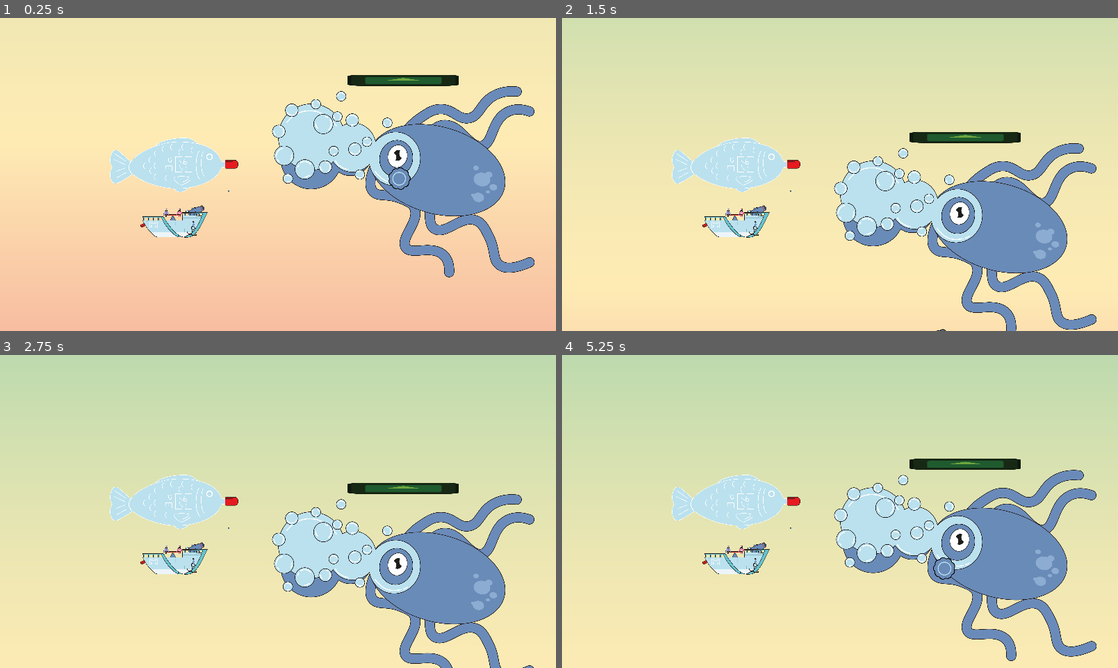
Above: before the commit, frames 1-4 (two rows, left to right).
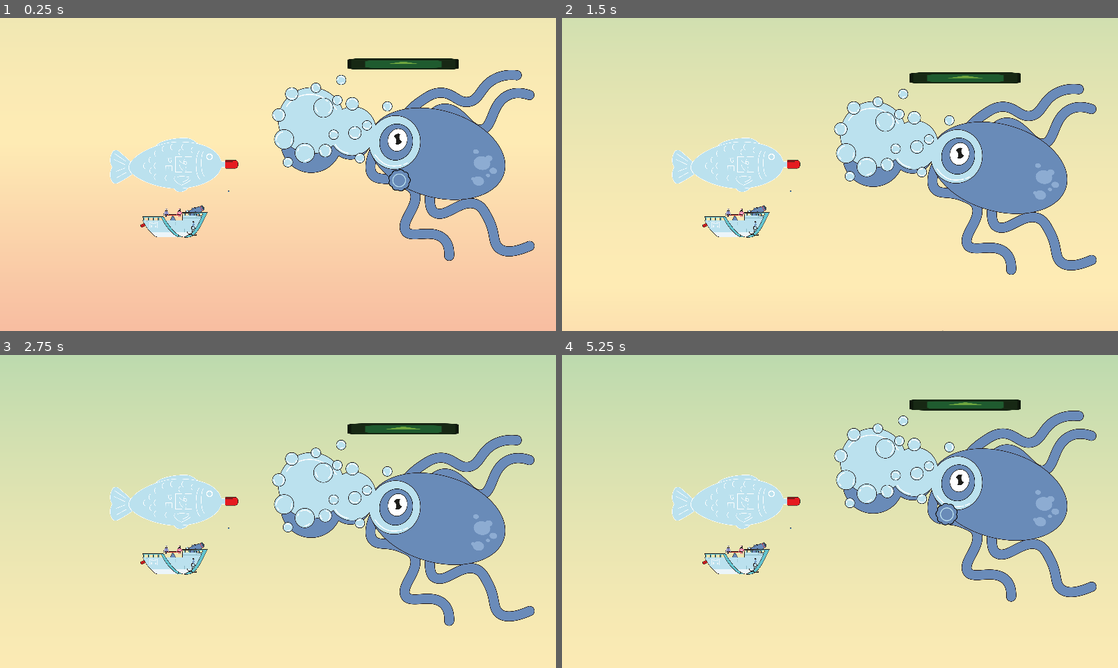
Above: after the commit, the same moments.

Repository: TheJP/GlobalGameJam2025
Game: Godot game, scene res://level/level_test_jp.tscn
The game is run twice, just before and just after one commit, with the same random seed, the same clock (stepped at 60 frames per second) and the same inputs. This scene is started directly instead of the project's main scene. The engine's default icon, where the game draws it, is replaced by a stand-in: a white triangle on a blue panel in a dark square. Sound files missing from this copy of the repository are replaced by a short silence.
Inputs:
- Up to frame 1 (0.25 s): no input
- Up to frame 2 (1.5 s): no input
- Up to frame 3 (2.75 s): no input
- Up to frame 4 (5.25 s): no input

The runs differ from the first frame. In frame 1, 11% of the frame differs, in the area x 48-97%, y 12-83%; in frame 2, 18%; in frame 3, 18%; in frame 4, 18%, in the area x 48-97%, y 14-98%.

Commit message:
Added soyfish enemy

Diff:
--- a/boat/boat_bubble.gd
+++ b/boat/boat_bubble.gd
@@ -7,6 +7,10 @@
 
 func get_air_bubble_spawn_position_node() -> Node2D:
 	return air_bubble_spawn_position
+
+
+func get_bubble_centre() -> Vector2:
+	return $BubbleVisualization.global_position
 
 
 func _ready() -> void:
--- a/enemies/boss/boss.gd
+++ b/enemies/boss/boss.gd
@@ -11,7 +11,7 @@
 
 
 var _boat: Boat
-var _boat_fish: Node2D
+var _boat_fish: BoatBubble
 var _float_tween: Tween
 var _boss_bullet_scene: PackedScene = preload("res://enemies/boss/boss_bullet.tscn")
 var _next_bullet := 0.0
@@ -32,24 +32,18 @@
 
 func _process(delta: float) -> void:
 	if _boat:
-		var y_distance := _boat.global_position.y - global_position.y
-		if y_distance <= swim_speed * delta:
-			global_position.y = _boat.global_position.y
+		var y_distance: float = _boat_fish.get_bubble_centre().y - global_position.y
+		if abs(y_distance) <= swim_speed * delta:
+			global_position.y += y_distance
 		else:
 			global_position.y += sign(y_distance) * swim_speed * delta
 
 		if Time.get_ticks_msec() >= _next_bullet:
 			if global_position.distance_squared_to(_boat.global_position) <= shoot_range * shoot_range:
-				var areas := _boat_fish.find_children("*", "Sprite2D", true)
 				var bullet_position := global_position
-				var direction: Vector2
-				if areas.is_empty():
-					direction = _boat_fish.global_position - bullet_position
-				else:
-					direction = areas[0].global_position - bullet_position
 				var bullet: BossBullet = _boss_bullet_scene.instantiate()
 				bullet.global_position = bullet_position
-				bullet.direction = direction.normalized()
+				bullet.direction = (_boat_fish.get_bubble_centre() - bullet_position).normalized()
 				get_parent().add_child(bullet)
 			_next_bullet = randf_range(min_spawn_interval, max_spawn_interval) * 1000 + Time.get_ticks_msec()
 
--- a/enemies/boss/boss.tscn
+++ b/enemies/boss/boss.tscn
@@ -8,7 +8,7 @@
 [node name="Boss" type="Node2D"]
 position = Vector2(1784, 538)
 script = ExtResource("1_j8ix8")
-swim_speed = 50.0
+swim_speed = 400.0
 
 [node name="Body" type="Area2D" parent="." groups=["enemy"]]
 collision_layer = 8
--- /dev/null
+++ b/enemies/soyfish/sofish_bullet.gd
@@ -0,0 +1,39 @@
+class_name SoyfishBullet
+extends Area2D
+
+
+@export var fly_speed := 200.0
+@export var rotation_speed := 0.1
+var target: BoatBubble
+
+
+var _destroyed := false
+
+
+func _process(delta: float) -> void:
+	if _destroyed:
+		return
+	if target:
+		var rotation_goal := target.get_bubble_centre().angle_to_point(global_position)
+		var difference := angle_difference(rotation, rotation_goal)
+		if abs(difference) <= rotation_speed * delta:
+			rotation = rotation_goal
+		else:
+			rotation += sign(difference) * rotation_speed * delta
+	global_position += Vector2(-cos(rotation), -sin(rotation)) * (fly_speed * delta)
+
+
+func _on_despawn_timer_timeout() -> void:
+	queue_free()
+
+
+func _on_area_entered(area: Area2D) -> void:
+	if not area.is_in_group("player_bullet") and not area.is_in_group("fish"):
+		return
+	if _destroyed:
+		return
+	_destroyed = true
+
+	var tween := create_tween()
+	tween.tween_property($Sprite2D, "modulate", Color($Sprite2D.modulate, 0.0), 0.1)
+	tween.tween_callback(func() -> void: queue_free())
--- /dev/null
+++ b/enemies/soyfish/sofish_bullet.tscn
@@ -0,0 +1,29 @@
+[gd_scene load_steps=4 format=3 uid="uid://be0juxnqagldy"]
+
+[ext_resource type="Script" path="res://enemies/soyfish/sofish_bullet.gd" id="1_d4gp6"]
+[ext_resource type="Texture2D" uid="uid://cyttbgtxqpmki" path="res://enemies/soyfish/soyfish_bullet.png" id="1_lket3"]
+
+[sub_resource type="CapsuleShape2D" id="CapsuleShape2D_xhho1"]
+radius = 7.0
+height = 20.0
+
+[node name="SofishBullet" type="Area2D" groups=["enemy"]]
+collision_layer = 8
+collision_mask = 18
+script = ExtResource("1_d4gp6")
+
+[node name="Sprite2D" type="Sprite2D" parent="."]
+scale = Vector2(0.2, 0.2)
+texture = ExtResource("1_lket3")
+
+[node name="CollisionShape2D" type="CollisionShape2D" parent="."]
+rotation = 1.5708
+shape = SubResource("CapsuleShape2D_xhho1")
+
+[node name="DespawnTimer" type="Timer" parent="."]
+wait_time = 100.0
+one_shot = true
+autostart = true
+
+[connection signal="area_entered" from="." to="." method="_on_area_entered"]
+[connection signal="timeout" from="DespawnTimer" to="." method="_on_despawn_timer_timeout"]
--- /dev/null
+++ b/enemies/soyfish/soyfish.gd
@@ -0,0 +1,37 @@
+class_name Soyfish
+extends Area2D
+
+
+var _destroyed := false
+var _boat_bubble: BoatBubble
+var _bullet_scene: PackedScene = preload("res://enemies/soyfish/sofish_bullet.tscn")
+
+
+func _ready() -> void:
+	_boat_bubble = get_tree().get_first_node_in_group("fish")
+
+
+func _on_shoot_timer_timeout() -> void:
+	if _destroyed:
+		return
+
+	var bullet: SoyfishBullet = _bullet_scene.instantiate()
+	bullet.target = _boat_bubble
+	bullet.global_position = $BulletSpawner.global_position
+	bullet.global_rotation = global_rotation
+	get_parent().add_child(bullet)
+
+
+func _on_area_entered(area: Area2D) -> void:
+	if not area.is_in_group("player_bullet") and not area.is_in_group("fish"):
+		return
+	if _destroyed:
+		return
+	_destroyed = true
+
+	var tween := create_tween()
+	tween.set_parallel(true)
+	tween.tween_property($Sprite2D, "scale", $Sprite2D.scale * 0.7, 0.5)
+	tween.tween_property($Sprite2D, "modulate", Color($Sprite2D.modulate, 0), 0.5)
+	tween.set_parallel(false)
+	tween.tween_callback(func() -> void: queue_free())
--- /dev/null
+++ b/enemies/soyfish/soyfish.tscn
@@ -0,0 +1,31 @@
+[gd_scene load_steps=4 format=3 uid="uid://cymrux1c6gvrv"]
+
+[ext_resource type="Texture2D" uid="uid://dtkew0o6omx6a" path="res://enemies/soyfish/soyfish.png" id="1_nkxqk"]
+[ext_resource type="Script" path="res://enemies/soyfish/soyfish.gd" id="1_wwep6"]
+
+[sub_resource type="CapsuleShape2D" id="CapsuleShape2D_q850v"]
+radius = 32.0
+height = 254.0
+
+[node name="Soyfish" type="Area2D" groups=["enemy"]]
+collision_layer = 8
+collision_mask = 18
+script = ExtResource("1_wwep6")
+
+[node name="Sprite2D" type="Sprite2D" parent="."]
+scale = Vector2(0.2, 0.2)
+texture = ExtResource("1_nkxqk")
+
+[node name="CollisionShape2D" type="CollisionShape2D" parent="."]
+rotation = 1.5708
+shape = SubResource("CapsuleShape2D_q850v")
+
+[node name="ShootTimer" type="Timer" parent="."]
+wait_time = 10.0
+autostart = true
+
+[node name="BulletSpawner" type="Node2D" parent="."]
+position = Vector2(-118.149, 4.54567)
+
+[connection signal="area_entered" from="." to="." method="_on_area_entered"]
+[connection signal="timeout" from="ShootTimer" to="." method="_on_shoot_timer_timeout"]
Binary file added: enemies/soyfish/soyfish.png
Not shown, added: enemies/soyfish/soyfish.png.import
Binary file added: enemies/soyfish/soyfish_bullet.png
Not shown, added: enemies/soyfish/soyfish_bullet.png.import
